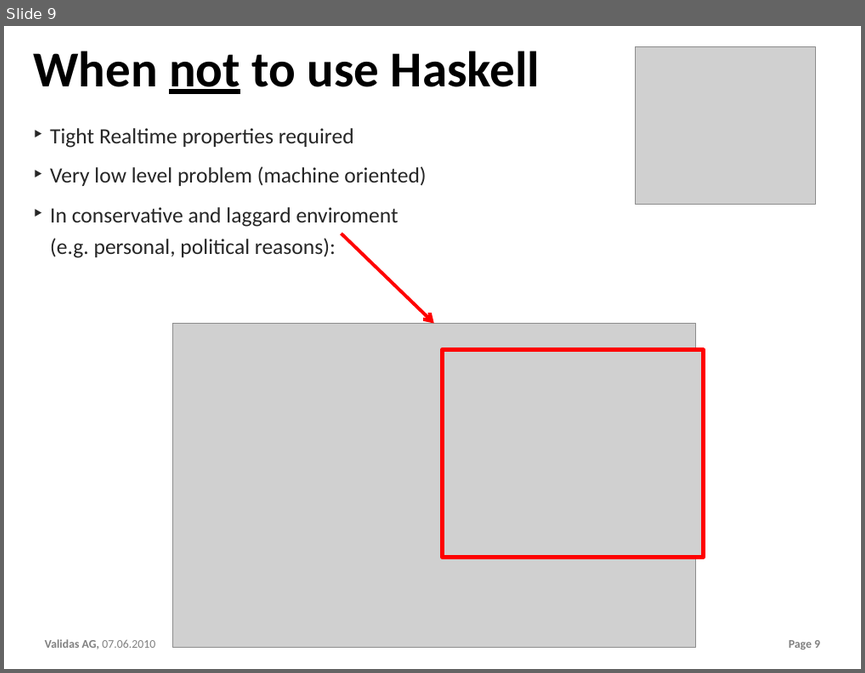
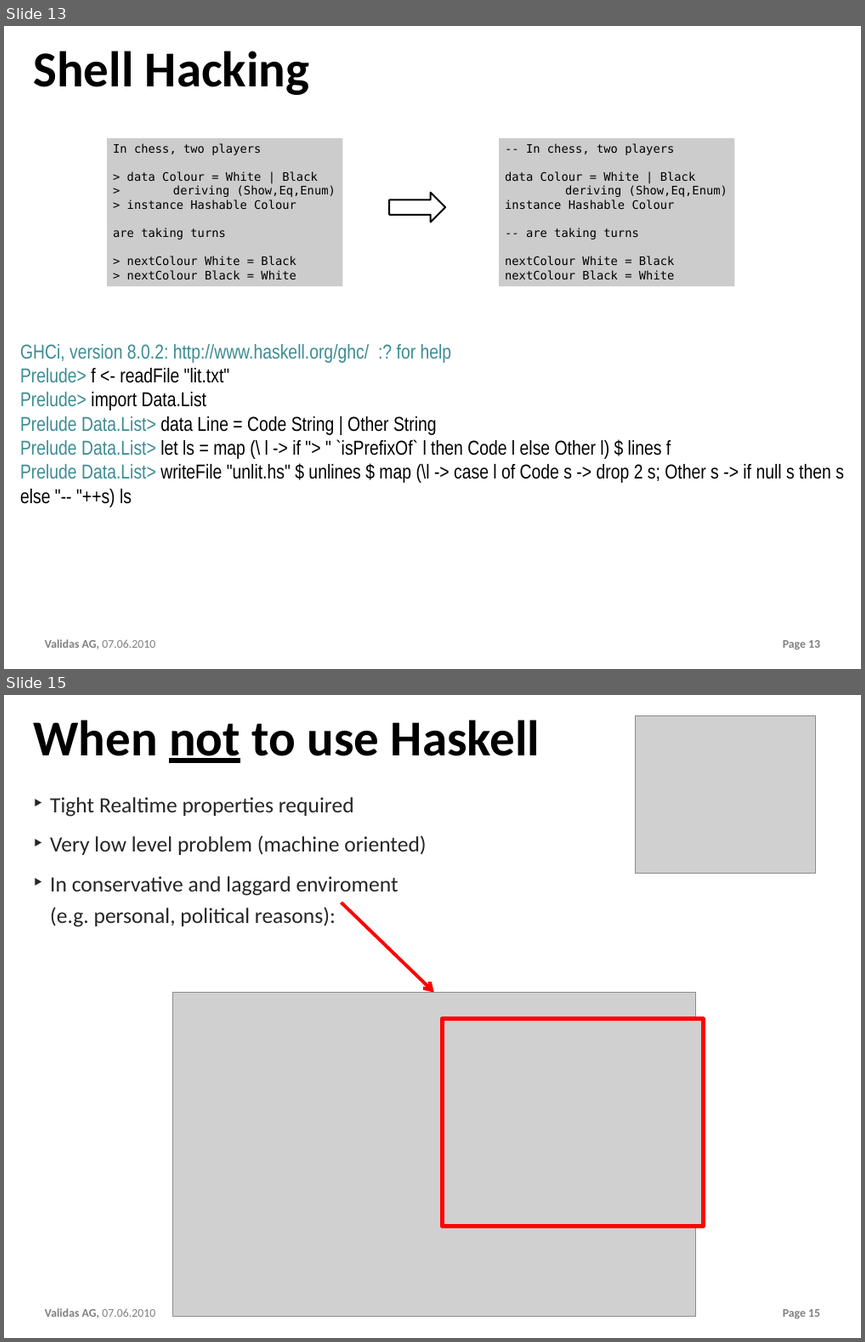
Before and after one commit to theoremprover/chess, a slide deck: ppt/Chess200.pptx. Shown one above the other, each under a label of ours: slide 9 before the commit, slides 13 and 15 after it; the slides between them are not shown. The pictures are 865x673 and 865x1342 pixels, drawn with LibreOffice and Linux fonts; fonts in the diff are those of the drawing; grey boxes stand for pictures; background and template pictures are left out. Boxes give left, top, right and bottom in pixels: in the first picture for what was removed or moved away, otherwise in the second. Text is boxed around its words. In the diff, an @@ line names an element or a change of style, - is before the commit and + after.

```diff
--- a/ppt/Chess200.pptx
+++ b/ppt/Chess200.pptx
@@ slide 13 added at <box>4,26,861,669</box>, background #FFFFFF; not listed: 2 template elements that a slide beside it also shows @@
@@ title added at <box>33,51,309,95</box>, 60 pt, text #000000, bold @@
+Shell Hacking
@@ rectangle added at <box>107,138,342,286</box>, fill #CCCCCC, 14 pt, text #000000 @@
+In chess, two players
+> data Colour = White | Black
+> deriving (Show,Eq,Enum)
+> instance Hashable Colour
+are taking turns
+> nextColour White = Black
+> nextColour Black = White
@@ rectangle added at <box>499,138,734,286</box>, fill #CCCCCC, 14 pt, text #000000 @@
+-- In chess, two players
+data Colour = White | Black
+deriving (Show,Eq,Enum)
+instance Hashable Colour
+-- are taking turns
+nextColour White = Black
+nextColour Black = White
@@ right arrow added at <box>389,193,445,222</box>, outline #000000 2 pt @@
@@ text added at <box>20,344,844,483</box>, 24 pt, text #000000 @@
+GHCi, version 8.0.2: http://www.haskell.org/ghc/ :? for help
+Prelude> f <- readFile "lit.txt"
+Prelude> import Data.List
+Prelude Data.List> data Line = Code String | Other String
+Prelude Data.List> let ls = map (\ l -> if "> " `isPrefixOf` l then Code l else Other l) $ lines f
+Prelude Data.List> writeFile "unlit.hs" $ unlines $ map (\l -> case l of Code s -> drop 2 s; Other s -> if null s then s else "-- "++s) ls
@@ what was slide 9 is now slide 15 @@
@@ page number at <box>783,1309,820,1318</box>: text changed @@
-Page 9
+Page 15
```
Also in this commit, not shown: 5 slides changed, 2 other slides added.
